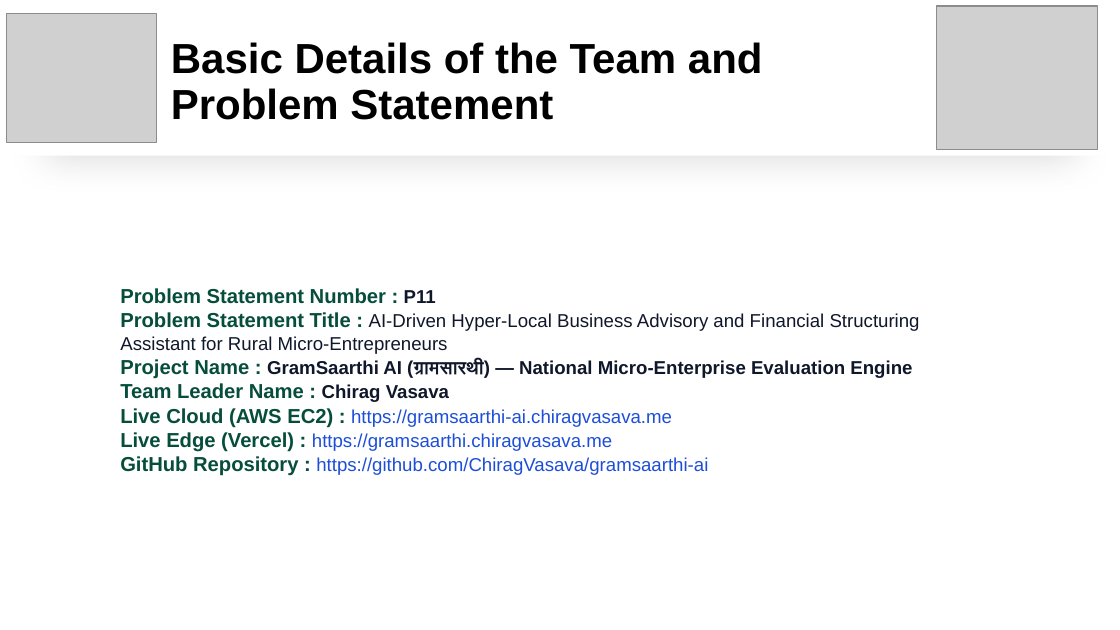
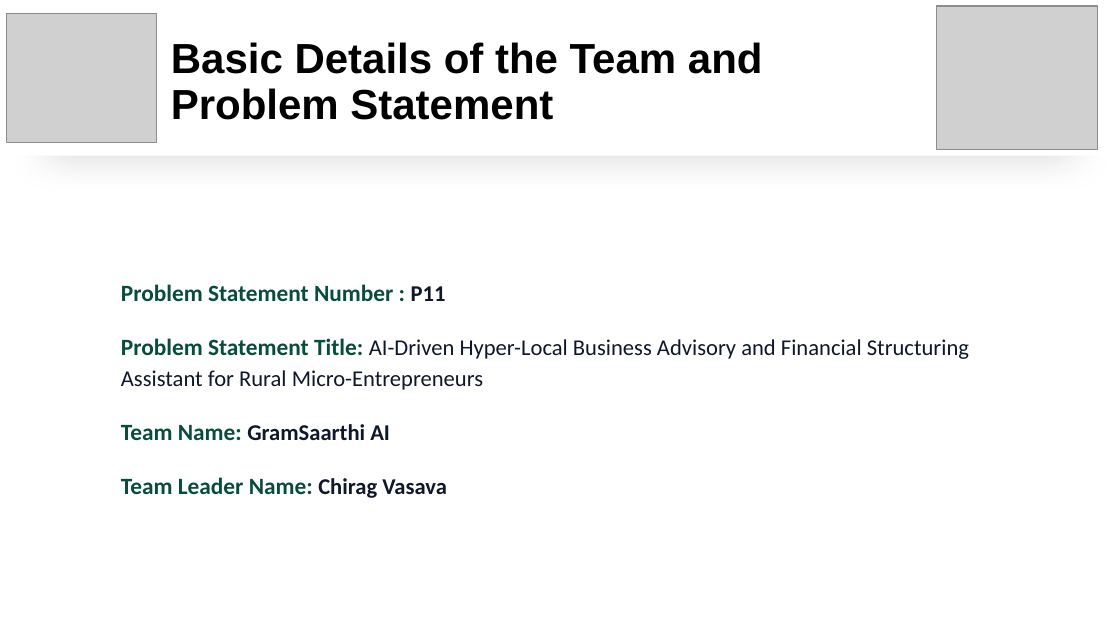
Before and after one commit to ChiragVasava/gramsaarthi-ai, a slide deck: slide 1 of MD_Files/GramSaarthi_AI_Hackathon_Presentation.pptx. Drawn at 1120x630 pixels with LibreOffice and Linux fonts; fonts in the diff are those of the drawing; grey boxes stand for pictures. Boxes give left, top, right and bottom in pixels: in the first picture for what was removed or moved away, otherwise in the second. Text is boxed around its words. In the diff, an @@ line names an element or a change of style, - is before the commit and + after.

```diff
--- a/MD_Files/GramSaarthi_AI_Hackathon_Presentation.pptx
+++ b/MD_Files/GramSaarthi_AI_Hackathon_Presentation.pptx
@@ text at (121,284,446,301): size 13 to 15 pt in "Problem Statement Number :"; size 12 to 14.5 pt in "P11"; font Arial to Calibri in "Problem Statement Number : P11"; line spacing 0.9 to 1.15; more space between paragraphs @@
@@ text at (121,338,969,498): text changed; size 12 to 14.5 pt; font Arial to Calibri @@
-Problem Statement Title : AI-Driven Hyper-Local Business Advisory and Financial Structuring Assistant for Rural Micro-Entrepreneurs
-Project Name : GramSaarthi AI (ग्रामसारथी) — National Micro-Enterprise Evaluation Engine
-Team Leader Name : Chirag Vasava
-Live Cloud (AWS EC2) : https://gramsaarthi-ai.chiragvasava.me
-Live Edge (Vercel) : https://gramsaarthi.chiragvasava.me
-GitHub Repository : https://github.com/ChiragVasava/gramsaarthi-ai
+Problem Statement Title: AI-Driven Hyper-Local Business Advisory and Financial Structuring Assistant for Rural Micro-Entrepreneurs
+Team Name: GramSaarthi AI
+Team Leader Name: Chirag Vasava
```
Also in this commit, not shown: 4 other slides changed, 4 other files.
